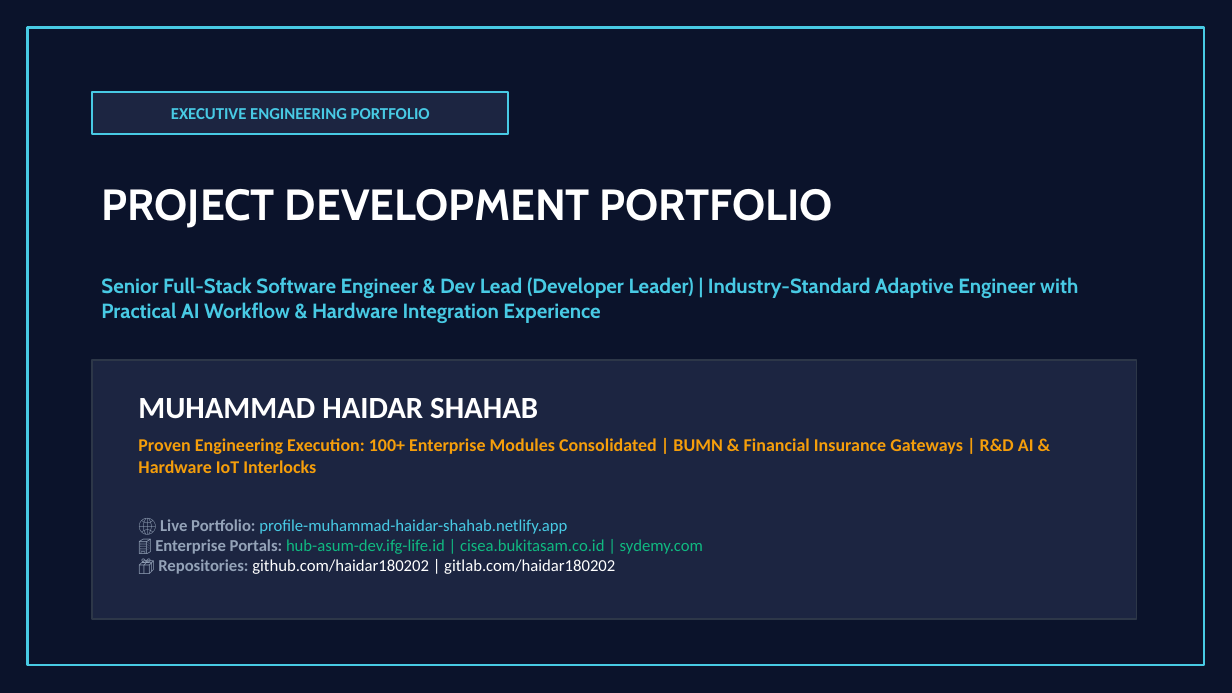
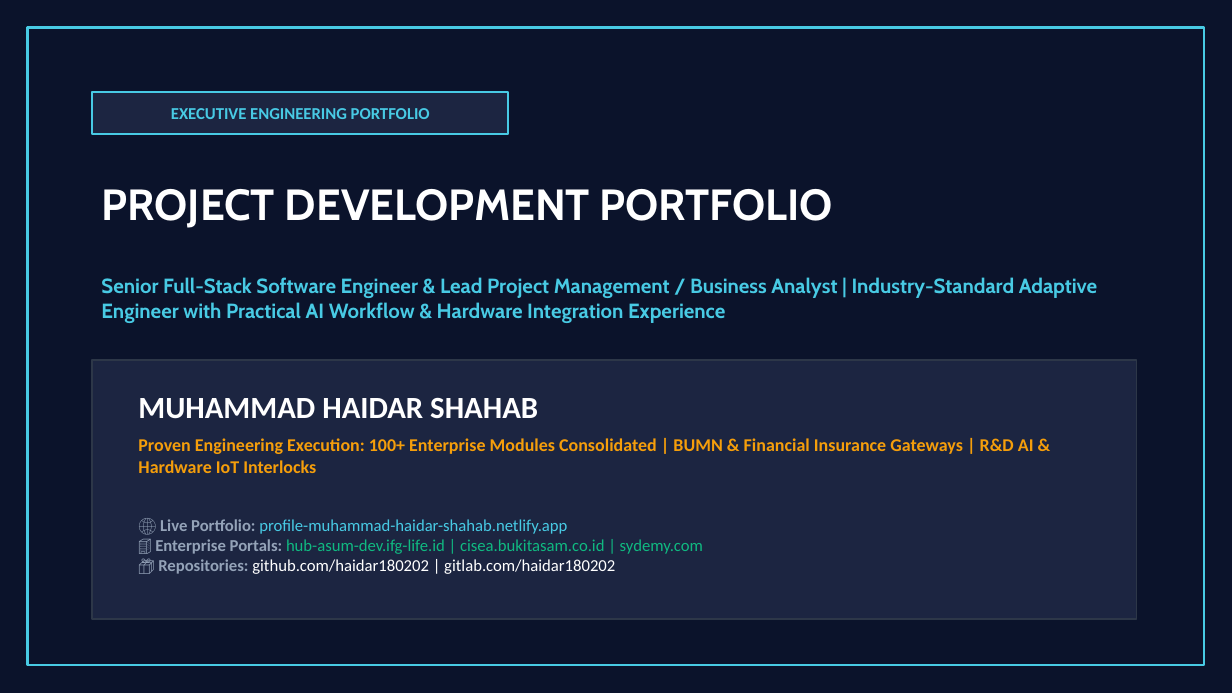
Before and after one commit to haidar180202/profile, a slide deck: slide 1 of Project_Development_Portfolio_Haidar_v5_Master.pptx. Drawn at 1232x693 pixels with LibreOffice and Linux fonts; fonts in the diff are those of the drawing. Boxes give left, top, right and bottom in pixels: in the first picture for what was removed or moved away, otherwise in the second. Text is boxed around its words. In the diff, an @@ line names an element or a change of style, - is before the commit and + after.

```diff
--- a/Project_Development_Portfolio_Haidar_v5_Master.pptx
+++ b/Project_Development_Portfolio_Haidar_v5_Master.pptx
@@ text at [101, 277, 1097, 323]: text changed @@
-Senior Full-Stack Software Engineer & Dev Lead (Developer Leader) | Industry-Standard Adaptive Engineer with Practical AI Workflow & Hardware Integration Experience
+Senior Full-Stack Software Engineer & Lead Project Management / Business Analyst | Industry-Standard Adaptive Engineer with Practical AI Workflow & Hardware Integration Experience
```
Also in this commit, not shown: 1 other slide changed, 4 other files.
